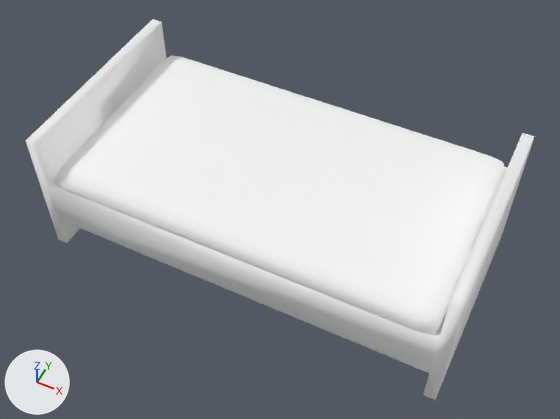
What one commit did to the glTF model puzzle/model assets/Bench.glb.
Both versions are drawn from a 50 mm lens placed at (1.08, -2.17, 2.9), pointed at (0.02, -0.05, 0.26). Lighting does not change. The marker at lower left points along +X, +Y and +Z. The older version comes first. Vertices at exactly the same position are counted once.

In view in the first picture: 'bench'.
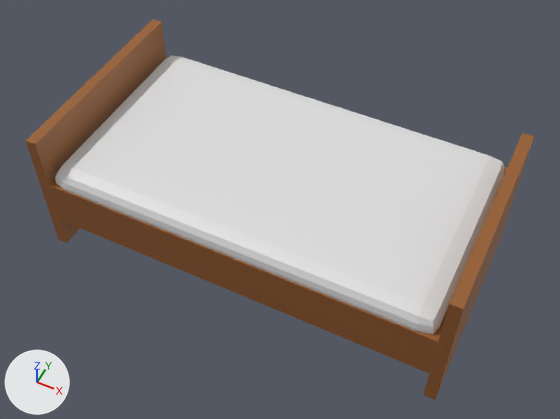
Where the change shows, as pixel boxes [x1, y1, x2, y2] in the pictures (560 x 419 px):
```json
{"object": "bench", "change": "recoloured, surface changed, shading changed", "before": [26, 19, 534, 400], "after": [26, 19, 534, 400], "on screen": "darker"}
{"part": 1, "of": "me_cube_007", "change": "shading changed", "before": [26, 19, 486, 322], "after": [26, 19, 486, 322]}
{"part": 2, "of": "me_cube_007", "change": "shading changed", "before": [70, 133, 534, 400], "after": [70, 133, 534, 400]}
{"part": 3, "of": "me_cube_007", "change": "shading changed", "before": [189, 59, 507, 172], "after": [189, 59, 507, 172]}
```

The change, as JSON lines over the scene's bpy script:
```json
{"op": "set", "path": "mat_material_002.metallic", "old": "1.0", "new": "0.0"}
{"op": "set", "path": "mat_material_002.roughness", "old": "1.0", "new": "0.5"}
{"op": "set", "path": "mat_material_002.base_color", "old": "(1.0, 1.0, 1.0)", "new": "(0.311, 0.111, 0.0238)", "note": "white #ffffff -> brown #975e2b"}
{"op": "set", "path": "mat_material_004.metallic", "old": "1.0", "new": "0.0"}
{"op": "set", "path": "mat_material_004.roughness", "old": "1.0", "new": "0.5"}
{"op": "set", "path": "mat_material_004.base_color", "old": "(1.0, 1.0, 1.0)", "new": "(0.741, 0.741, 0.741)", "note": "white #ffffff -> light grey #dfdfdf"}
{"block": "me_cube_007", "where": "me_cube_007.from_pydata(...)  # 130 vertices, 250 faces; spans x -0.96..0.96, y -0.49..0.53, z -0.01..0.65"}
{"block": "me_cube_007", "where": "# used by ob_bench; location = (0.0, 0.0, 0.0)"}
{"block": "me_cube_007", "change": "me_cube_007 part 1: 83 of the faces centred in x -0.96..-0.27, y -0.49..0.53, z -0.01..0.65 are now shaded flat"}
{"block": "me_cube_007", "change": "me_cube_007 part 2: 72 of the faces centred in x 0.0..0.96, y -0.49..0.18, z -0.01..0.65 are now shaded flat"}
{"block": "me_cube_007", "change": "me_cube_007 part 3: 21 of the faces centred in x 0.0..0.94, y 0.47..0.53, z 0.11..0.56 are now shaded flat"}
```
